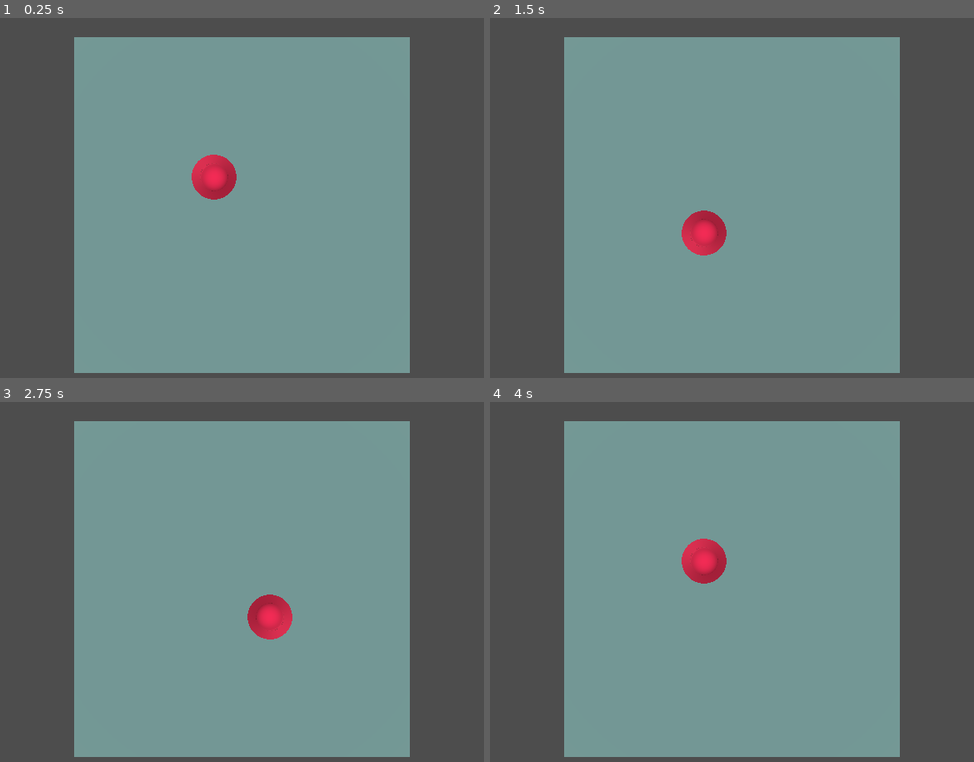
Above: before the commit, frames 1-4 (two rows, left to right).
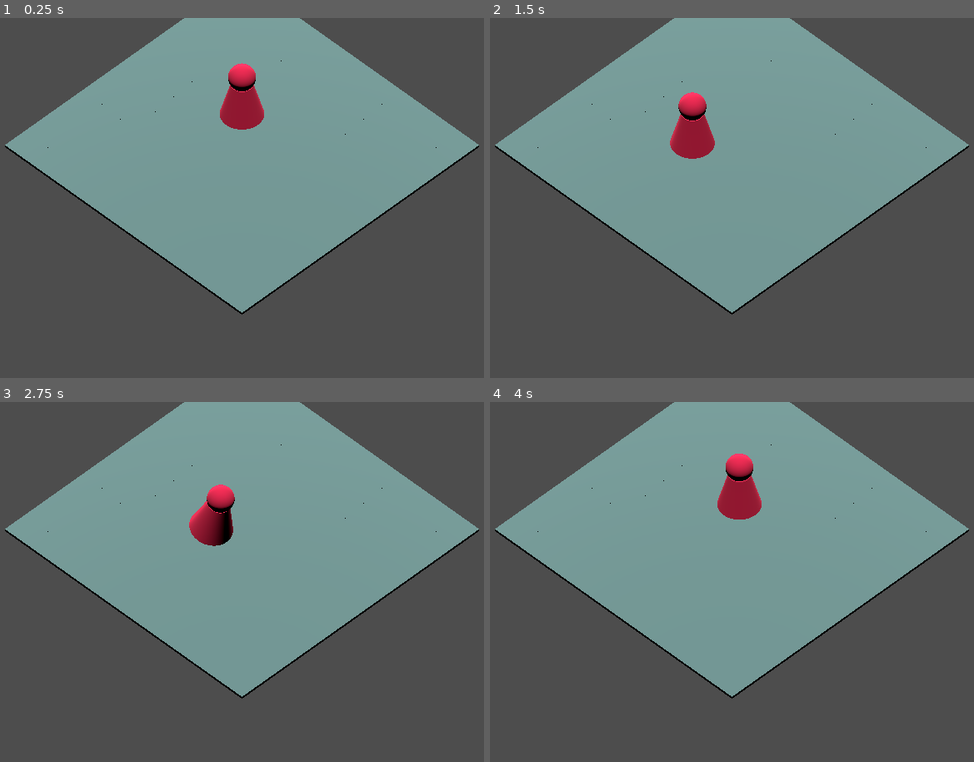
Above: after the commit, the same moments.

Repository: zippolzb/oroboro
Game: Godot game, scene res://board.tscn
Two runs of this game, one before a commit and one after it. Both use one fixed random seed, a clock stepped at 60 frames per second and the inputs below.
Inputs:
- Up to frame 1 (0.25 s): no input
- Up to frame 2 (1.5 s): tap Enter at 0.5 s; hold D 0.53-1.28 s; tap Space at 1.25 s; hold S from 1.28 s (still down)
- Up to frame 3 (2.75 s): tap Enter at 2 s; release S at 2.03 s; hold D from 2.03 s (still down)
- Up to frame 4 (4 s): tap Space at 2.75 s; release D at 2.78 s; hold W 2.78-3.53 s; hold A from 3.53 s (still down)

The runs differ from the first frame. In frame 1, 34% of the frame differs, in the area x 1-99%, y 0-99%; in frame 2, 34%; in frame 3, 34%; in frame 4, 34%.

Commit message:
correcciones de movimiento y colisiones

Diff:
--- a/basic_tile.tscn
+++ b/basic_tile.tscn
@@ -8,7 +8,7 @@
 size = Vector3(1, 0.1, 1)
 
 [sub_resource type="BoxShape3D" id="BoxShape3D_80ys6"]
-size = Vector3(1, 0.1, 1)
+size = Vector3(1, 0.11, 1)
 
 [node name="StaticBody3D" type="StaticBody3D"]
 
--- a/board.gd
+++ b/board.gd
@@ -1,5 +1,6 @@
 extends Node3D
-@onready var player = $Player  # Adjust if player is deeper in the tree
+@onready var player = $Player
+
 # Called when the node enters the scene tree for the first time.
 func _ready() -> void:
 	player.set_grid_position(Vector3i(-1, 1, -1))  # Start position
--- a/board.tscn
+++ b/board.tscn
@@ -15,7 +15,7 @@
 }
 
 [node name="Camera3D" type="Camera3D" parent="."]
-transform = Transform3D(1, 0, 0, 0, -4.37114e-08, 1, 0, -1, -4.37114e-08, 0, 10, 0)
+transform = Transform3D(0.707107, -0.5, 0.5, 0, 0.707107, 0.707107, -0.707107, -0.5, 0.5, 6, 6, 6)
 projection = 1
 size = 13.381
 near = 0.023
--- a/player.gd
+++ b/box.gd
@@ -1,8 +1,6 @@
-extends CharacterBody3D
-
+extends Node3D
 var grid_position := Vector3i(0, 0, 0)
-@export var cell_size := 1.0  # Set this to match your GridMap cell size
-var states: [move, move, move, interact, move, move, move, speak]
+@export var cell_size := 1.0
 
 func set_grid_position(pos: Vector3i):
 	grid_position = pos
@@ -12,9 +10,6 @@
 		grid_position.z * cell_size
 	)
 
-func move_in_direction(delta: Vector3i):
-	set_grid_position(grid_position + delta)
-
 # Called when the node enters the scene tree for the first time.
 func _ready() -> void:
 	pass # Replace with function body.
--- /dev/null
+++ b/box.tscn
@@ -0,0 +1,20 @@
+[gd_scene load_steps=4 format=3 uid="uid://d3htigjb0uwjk"]
+
+[ext_resource type="Script" uid="uid://dcfy6glbqdiex" path="res://box.gd" id="1_g2tbl"]
+
+[sub_resource type="BoxMesh" id="BoxMesh_oyhfb"]
+size = Vector3(0.8, 1.5, 0.8)
+
+[sub_resource type="BoxShape3D" id="BoxShape3D_g2tbl"]
+size = Vector3(1, 1.5, 1)
+
+[node name="Box" type="Node3D"]
+script = ExtResource("1_g2tbl")
+
+[node name="RigidBody3D" type="RigidBody3D" parent="."]
+
+[node name="MeshInstance3D" type="MeshInstance3D" parent="RigidBody3D"]
+mesh = SubResource("BoxMesh_oyhfb")
+
+[node name="CollisionShape3D" type="CollisionShape3D" parent="RigidBody3D"]
+shape = SubResource("BoxShape3D_g2tbl")
--- a/player.tscn
+++ b/player.tscn
@@ -1,6 +1,32 @@
 [gd_scene load_steps=4 format=3 uid="uid://2oxbxa1wvriu"]
 
-[ext_resource type="Script" uid="uid://nfa67s2r8rov" path="res://player.gd" id="1_4flbx"]
+[sub_resource type="GDScript" id="GDScript_sh265"]
+script/source = "extends CharacterBody3D
+
+var grid_position := Vector3i(0, 0, 0)
+@export var cell_size := 1.0  # Set this to match your GridMap cell size
+
+
+func set_grid_position(pos: Vector3i):
+	grid_position = pos
+	global_position = Vector3(
+		grid_position.x * cell_size,
+		grid_position.y * cell_size,
+		grid_position.z * cell_size
+	)
+
+func move_in_direction(delta: Vector3i):
+	set_grid_position(grid_position + delta)
+
+# Called when the node enters the scene tree for the first time.
+func _ready() -> void:
+	pass # Replace with function body.
+
+
+# Called every frame. 'delta' is the elapsed time since the previous frame.
+func _process(delta: float) -> void:
+	pass
+"
 
 [sub_resource type="CylinderMesh" id="CylinderMesh_4flbx"]
 top_radius = 0.2
@@ -8,14 +34,13 @@
 height = 1.5
 
 [sub_resource type="CylinderShape3D" id="CylinderShape3D_4flbx"]
-height = 1.52515
+height = 1.5
 
 [node name="Player" type="CharacterBody3D"]
-script = ExtResource("1_4flbx")
+script = SubResource("GDScript_sh265")
 
 [node name="MeshInstance3D" type="MeshInstance3D" parent="."]
 mesh = SubResource("CylinderMesh_4flbx")
 
 [node name="CollisionShape3D" type="CollisionShape3D" parent="."]
-transform = Transform3D(1, 0, 0, 0, 1, 0, 0, 0, 1, 0, 0.00732422, 0)
 shape = SubResource("CylinderShape3D_4flbx")
--- a/token.gd
+++ b/token.gd
@@ -11,7 +11,6 @@
 	)
 
 func move_in_direction(delta: Vector3i):
-
 	set_grid_position(grid_position + delta)
 
 # Called when the node enters the scene tree for the first time.
--- a/token.tscn
+++ b/token.tscn
@@ -15,13 +15,14 @@
 material = SubResource("StandardMaterial3D_cxrap")
 
 [sub_resource type="CylinderShape3D" id="CylinderShape3D_cxrap"]
-height = 2.15515
-radius = 0.8
+height = 2.26144
+radius = 1.0
 
 [node name="Token" type="Node3D"]
 script = ExtResource("1_bd72f")
 
 [node name="RigidBody3D" type="RigidBody3D" parent="."]
+mass = 10.0
 
 [node name="MeshInstance3D" type="MeshInstance3D" parent="RigidBody3D"]
 transform = Transform3D(1, 0, 0, 0, 1, 0, 0, 0, 1, 0, 0.75, 0)
@@ -34,5 +35,5 @@
 skeleton = NodePath("../..")
 
 [node name="CollisionShape3D" type="CollisionShape3D" parent="RigidBody3D"]
-transform = Transform3D(1, 0, 0, 0, 1, 0, 0, 0, 1, 0, 1.0639, 0)
+transform = Transform3D(1, 0, 0, 0, 1, 0, 0, 0, 1, 0, 1.01075, 0)
 shape = SubResource("CylinderShape3D_cxrap")
Not shown, added: box.gd.uid
Not shown, removed: player.gd.uid
